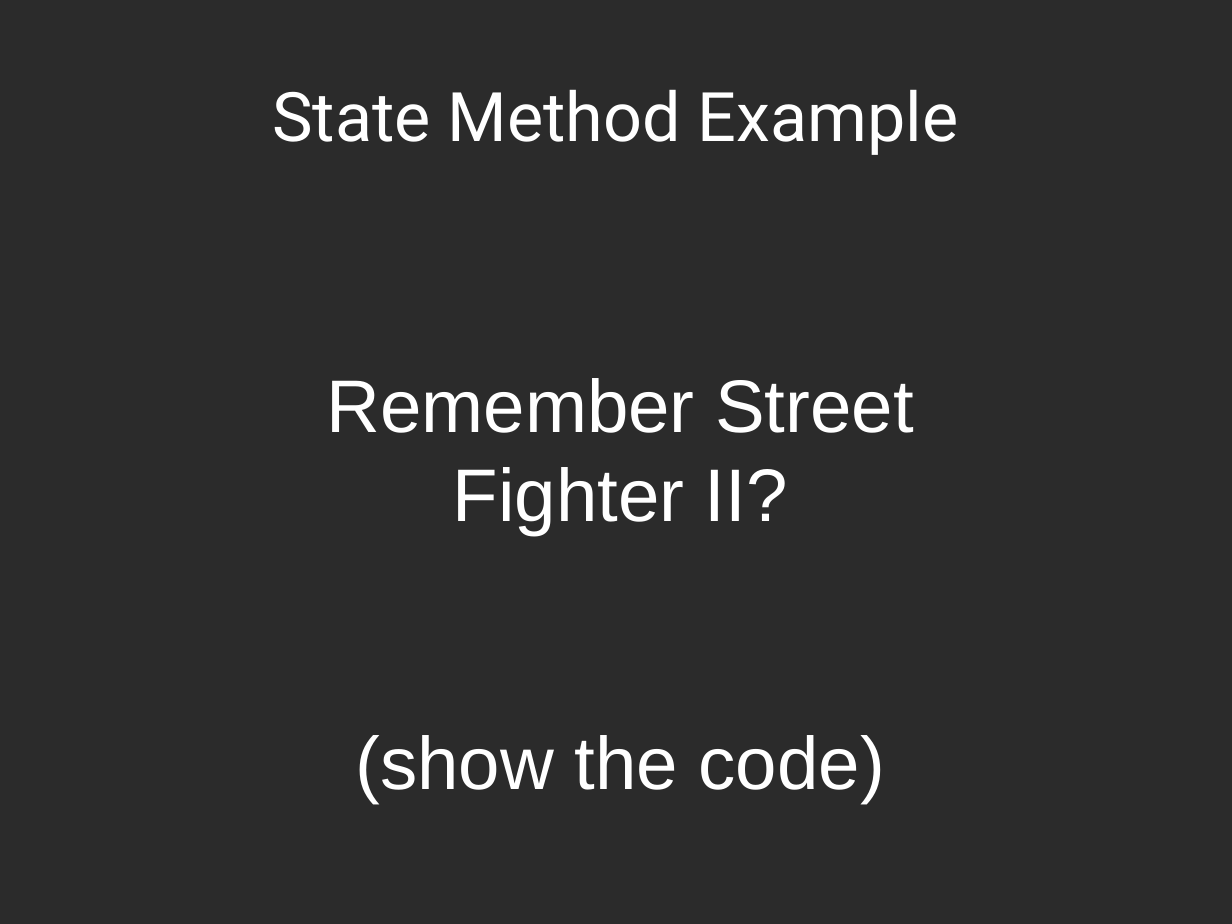
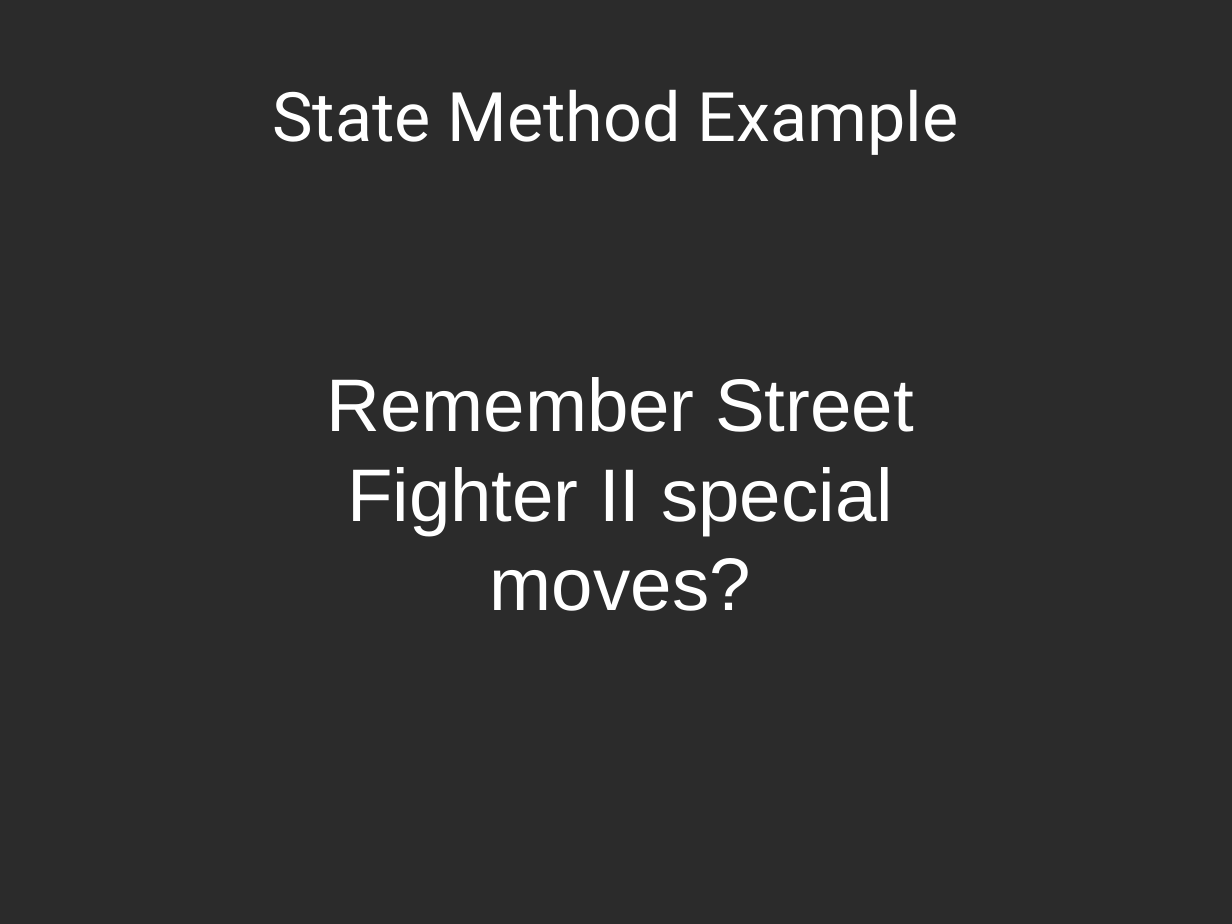
Before and after one commit to abramhindle/ruby-design-patterns, a slide deck: slide 10 of State-Pattern.odp. Drawn at 1232x924 pixels with LibreOffice and Linux fonts; fonts in the diff are those of the drawing; background and template pictures are left out; a plain dark background stands for a picture behind light text. Boxes give left, top, right and bottom in pixels: in the first picture for what was removed or moved away, otherwise in the second. Text is boxed around its words. In the diff, an @@ line names an element or a change of style, - is before the commit and + after.

Commit message:
and example of Conditional Fireball and updated State Pattern

```diff
--- a/State-Pattern.odp
+++ b/State-Pattern.odp
@@ text at [326, 377, 914, 611]: text changed @@
-Remember Street Fighter II?
-(show the code)
+Remember Street Fighter II special moves?
```
Also in this commit, not shown: 1 other slide changed, 3 slides added, 1 other file.
